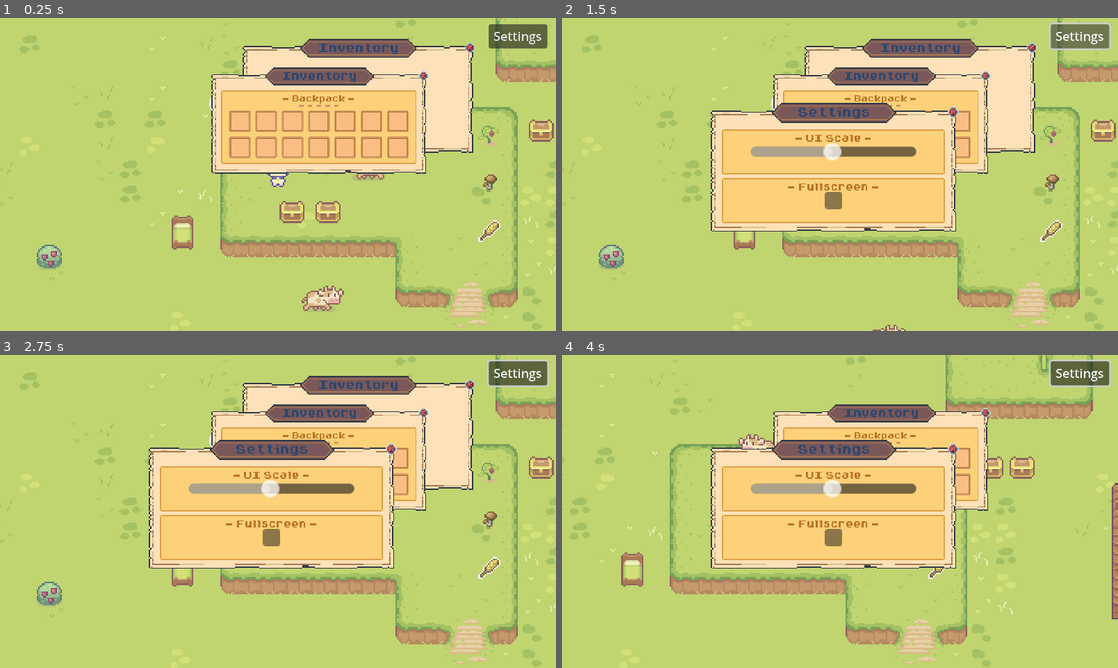
Above: before the commit, frames 1-4 (two rows, left to right).
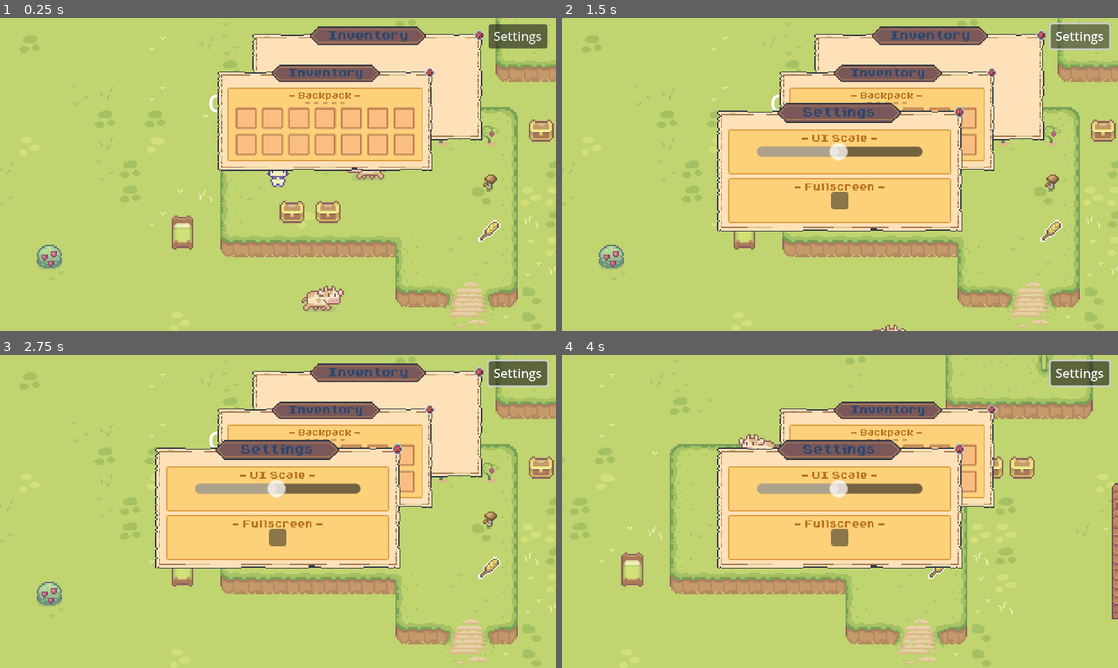
Above: after the commit, the same moments.

Repository: kawaiibats/tacobat
Game: Godot game, scene res://scenes/master.tscn
The game is run twice, just before and just after one commit, with the same random seed, the same clock (stepped at 60 frames per second) and the same inputs. Sound files missing from this copy of the repository are replaced by a short silence.
Inputs (mouse positions are in pixels of both pictures, inside the frame that each line leads up to):
- Up to frame 1 (0.25 s): no input
- Up to frame 2 (1.5 s): drag from (612, 255) to (840, 174) at 0.52 s; click "Settings" at 1.25 s
- Up to frame 3 (2.75 s): drag from (355, 436) to (278, 511) at 2.02 s
- Up to frame 4 (4 s): move the mouse to (878, 461) at 2.77 s; press the mouse at (878, 461) at 2.78 s; hold D (right) 2.78-3.5 s; tap F (interact) at 2.85 s; release the mouse at (878, 461) at 3.5 s; drag from (801, 458) to (778, 549) at 3.52 s

The runs differ from the first frame. In frame 1, 10% of the frame differs, in the area x 38-88%, y 2-50%; in frame 2, 10%; in frame 3, 10%; in frame 4, 6.3%.

Commit message:
prevent UI from escaping the screen
through a very hackedy system that tries to keep the windows on screen no matter what the window size is

Diff:
--- a/components/inventory/inventory_player.tscn
+++ b/components/inventory/inventory_player.tscn
@@ -7,9 +7,7 @@
 [node name="inventory_container" instance=ExtResource("1_a2f07")]
 script = ExtResource("2_5261l")
 inventory_path = NodePath("inventory_container/inventory")
-
-[node name="inventory_container" parent="." index="2"]
-mouse_filter = 0
+safe_zone = null
 
 [node name="inventory" parent="inventory_container" index="0" instance=ExtResource("3_bpnd6")]
 layout_mode = 2
--- a/scenes/master.tscn
+++ b/scenes/master.tscn
@@ -31,19 +31,12 @@
 anchor_bottom = 1.0
 grow_horizontal = 2
 grow_vertical = 2
-scale = Vector2(1, 0.998363)
 
 [node name="windows" type="Control" parent="ui/ui_container"]
 layout_mode = 1
-anchors_preset = 8
-anchor_left = 0.5
-anchor_top = 0.5
-anchor_right = 0.5
-anchor_bottom = 0.5
-offset_left = -20.0
-offset_top = -20.0
-offset_right = 20.0
-offset_bottom = 20.0
+anchors_preset = 15
+anchor_right = 1.0
+anchor_bottom = 1.0
 grow_horizontal = 2
 grow_vertical = 2
 
@@ -51,15 +44,10 @@
 visible = false
 top_level = true
 layout_mode = 1
-anchors_preset = -1
-anchor_left = 0.486
-anchor_top = 0.488
-anchor_right = 0.486
-anchor_bottom = 0.488
-offset_left = -77.12
-offset_top = -38.9
-offset_right = 118.88
-offset_bottom = 58.1
+offset_left = -78.9999
+offset_top = -41.0
+offset_right = 117.0
+offset_bottom = 56.0
 scale = Vector2(0.8, 0.8)
 
 [node name="inventory_container" parent="ui/ui_container/windows" instance=ExtResource("3_bsu4f")]
@@ -69,13 +57,14 @@
 anchor_top = 0.5
 anchor_right = 0.5
 anchor_bottom = 0.5
-offset_left = -23.0
-offset_top = -82.4802
-offset_right = 173.0
-offset_bottom = 8.51978
+offset_left = -17.0
+offset_top = -90.0
+offset_right = 179.0
+offset_bottom = 1.0
 grow_horizontal = 2
 grow_vertical = 2
 scale = Vector2(0.75, 0.75)
+safe_zone = null
 
 [node name="inventory_player" parent="ui/ui_container/windows" instance=ExtResource("4_8d7eg")]
 layout_mode = 1
@@ -84,13 +73,14 @@
 anchor_top = 0.5
 anchor_right = 0.5
 anchor_bottom = 0.5
-offset_left = -43.0
-offset_top = -64.4507
-offset_right = 153.0
-offset_bottom = 26.5493
+offset_left = -39.0
+offset_top = -65.9999
+offset_right = 157.0
+offset_bottom = 25.0001
 grow_horizontal = 2
 grow_vertical = 2
 scale = Vector2(0.7, 0.7)
+safe_zone = null
 
 [node name="item_in_hand" type="Control" parent="ui/ui_container"]
 top_level = true
--- /dev/null
+++ b/scenes/ui_container.gd
@@ -0,0 +1,4 @@
+extends Control
+
+func set_screen_size():
+	size = DisplayServer.window_get_size()
--- a/ui/draggable_control.gd
+++ b/ui/draggable_control.gd
@@ -1,22 +1,44 @@
 class_name Draggable_Control extends Scale_Control
 
+@export var x_safe_zone : int = 100
+@export var y_safe_zone : int = 60
 
+var screen_size : Vector2
 var dragging : bool = false
 var offset : Vector2
 
 
 
-#func _ready():
-	#gui_input.connect(self._on_gui_input)
+func _ready():
+	gui_input.connect(self._on_gui_input)
+	screen_size = DisplayServer.window_get_size()
+
 
 
 func _process( delta ):
 	if dragging:
-		position = get_viewport().get_mouse_position() - offset
+		set_pos( get_viewport().get_mouse_position() - offset )
+
+
+
+func set_pos( pos ):
+
+
+	screen_size = DisplayServer.window_get_size()
+
+
+	pos.x = clamp( pos.x, -size.x + x_safe_zone, (screen_size.x / 5) - x_safe_zone)
+	pos.y = clamp( pos.y, -size.y + y_safe_zone, (screen_size.y / 4.2) - y_safe_zone)
+	position = pos
+
+
+	print ("size: ", size)
+	print("SET POSITION TO: ", position)
+	print("SCREEN_SIZE: ", screen_size)
 
 
 func _on_gui_input( event : InputEvent ):
-	print(" on gui input !")
+	#print(" on gui input !")
 
 	if !dragging and event.is_action_pressed( "primaryClick" ):
 		print("dragging clicked!")
@@ -24,6 +46,8 @@
 		offset = mouse_pos - position
 		dragging = true
 		get_viewport().set_input_as_handled()
+		print("position:", position)
+		print("offset: ", offset)
 
 	if dragging and event.is_action_released( "primaryClick" ):
 		dragging = false
